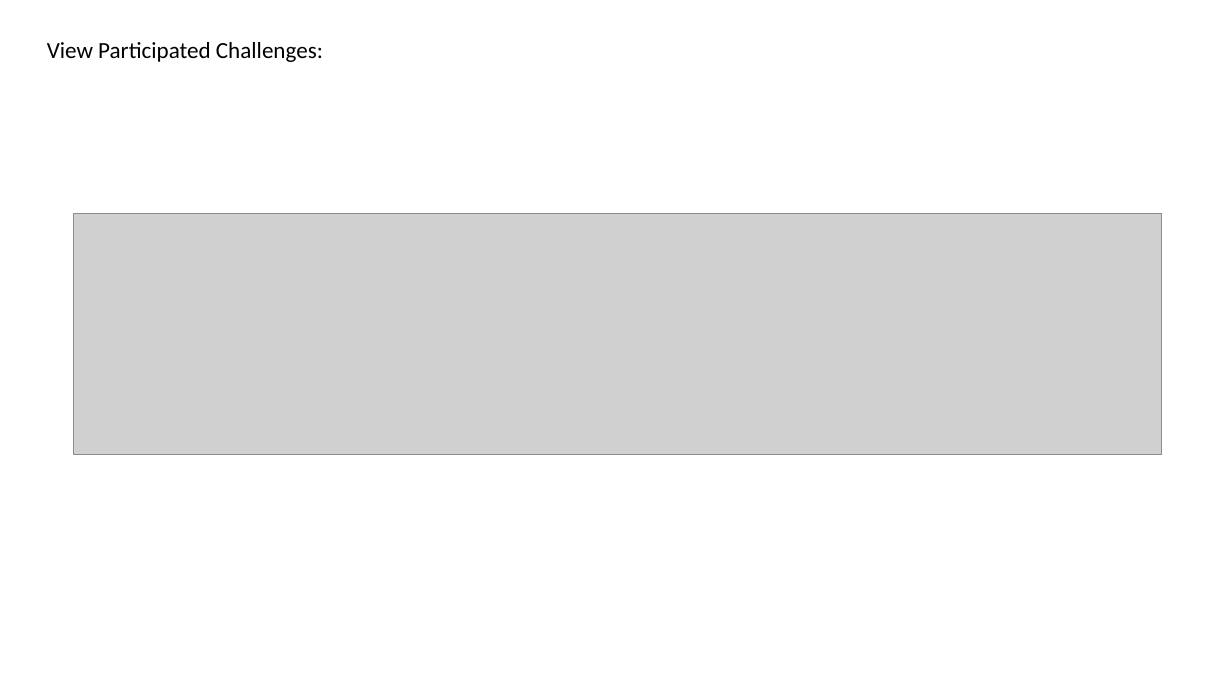
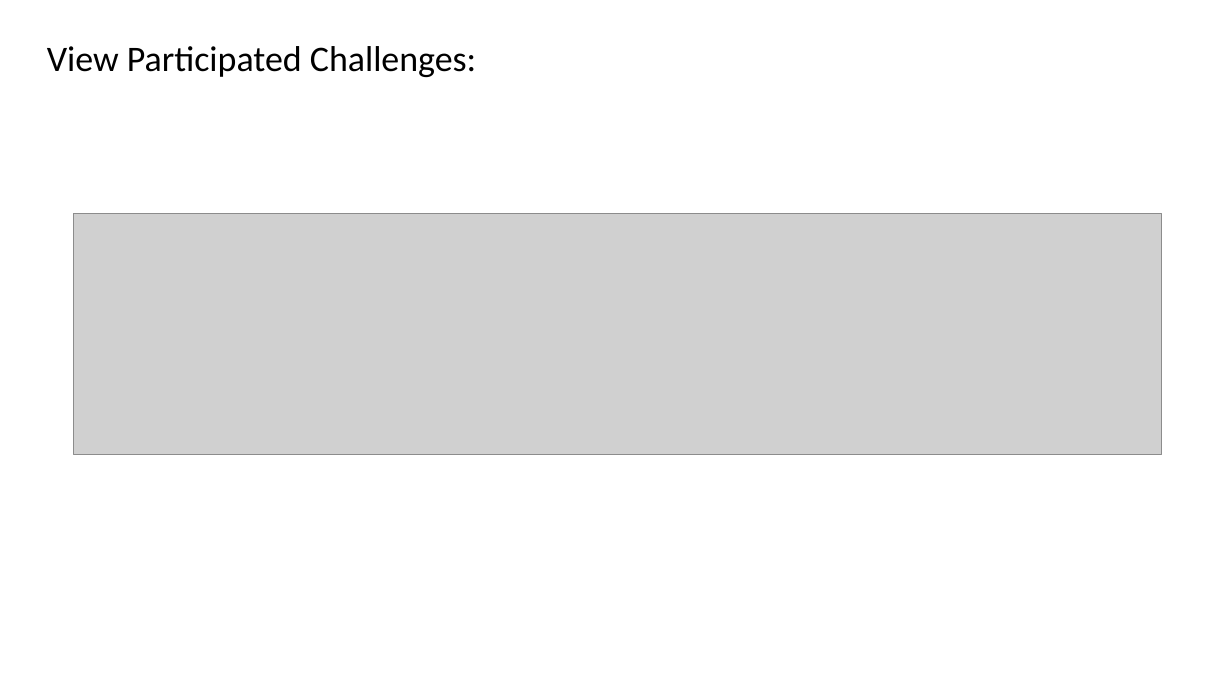
Before and after one commit to JeetRabari/Codos, a slide deck: slide 14 of DFD/dfd.pptx (slide 13 before the commit). Drawn at 1232x693 pixels with LibreOffice and Linux fonts; fonts in the diff are those of the drawing; grey boxes stand for pictures. Boxes give left, top, right and bottom in pixels: in the first picture for what was removed or moved away, otherwise in the second. Text is boxed around its words. In the diff, an @@ line names an element or a change of style, - is before the commit and + after.

```diff
--- a/DFD/dfd.pptx
+++ b/DFD/dfd.pptx
@@ text "View Participated Challenges:" at bbox=[47, 46, 476, 77]: size 18 to 28 pt @@
```
Also in this commit, not shown: 1 other slide changed, 1 slide added, 19 other files.
